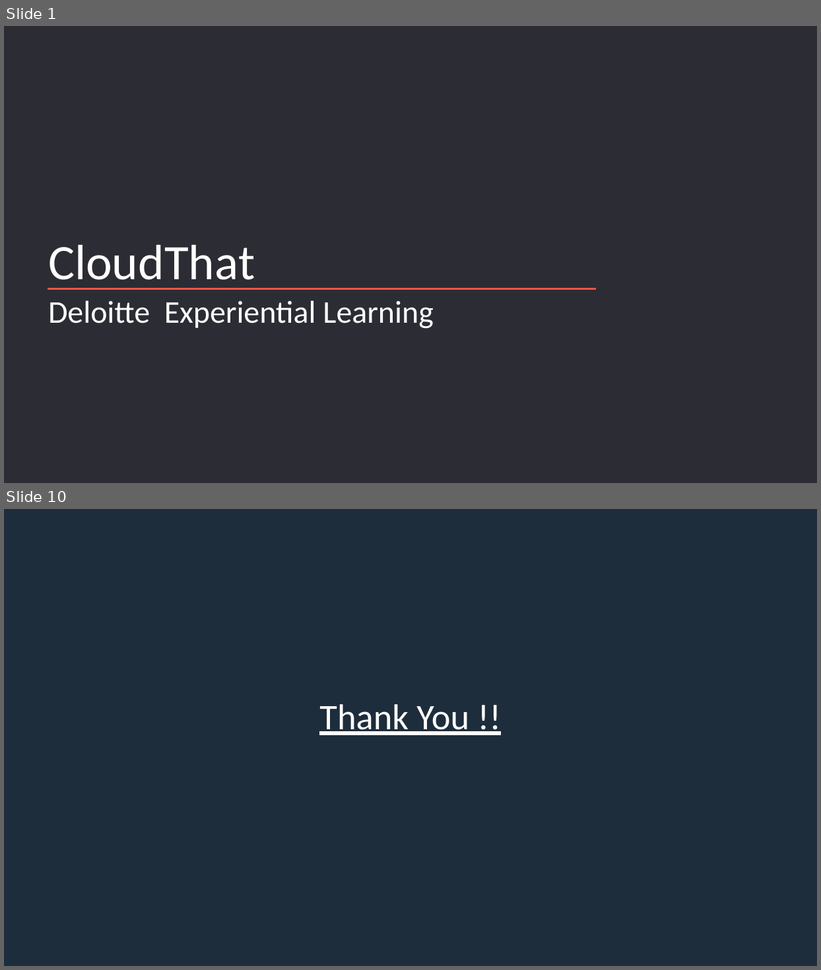
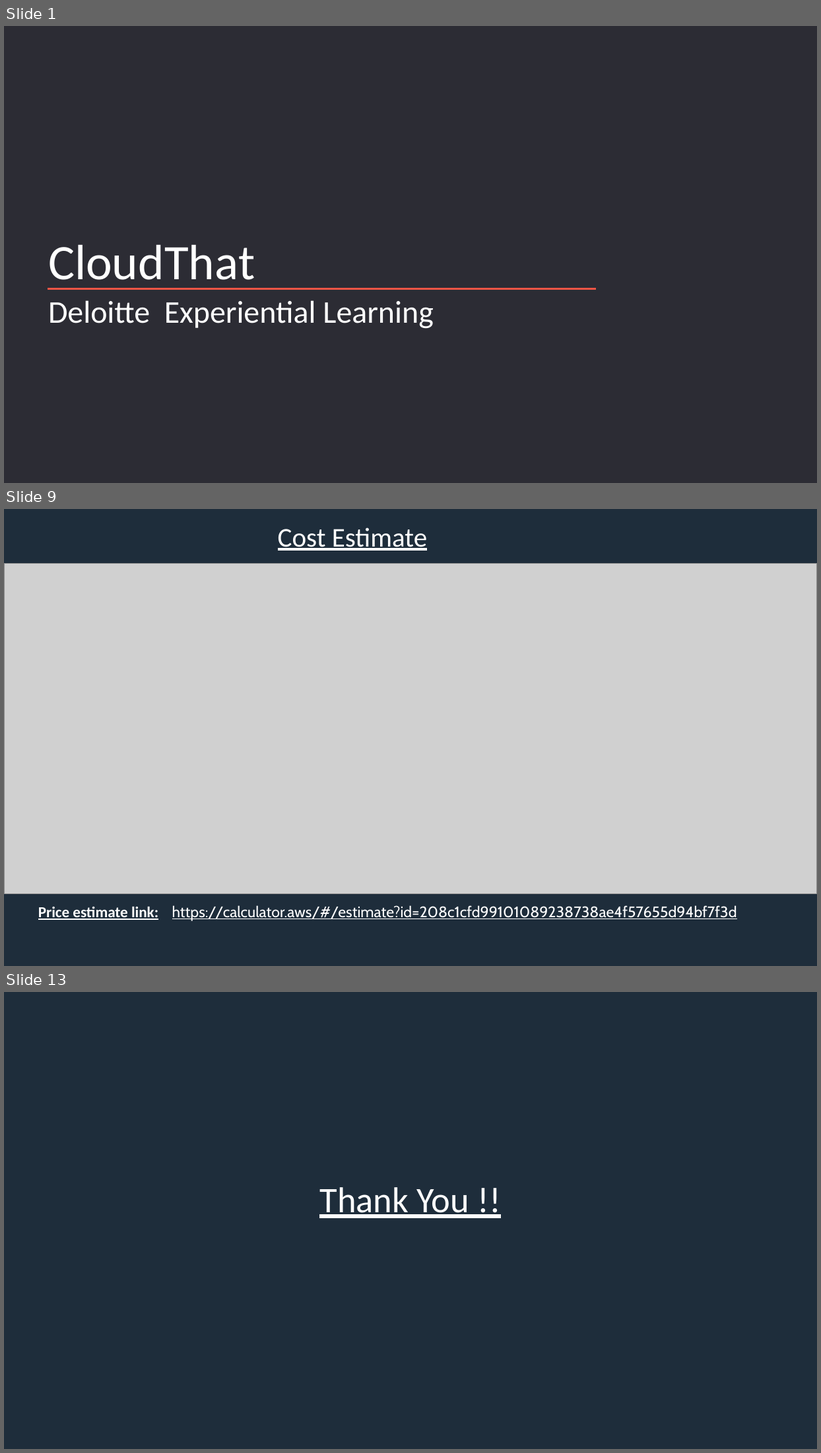
Before and after one commit to RaktimRay/deloitte-case-study-2, a slide deck: AWS_Case_Study_2.pptx. Shown one above the other, each under a label of ours: slides 1 and 10 before the commit, slides 1, 9 and 13 after it; the slides between them are not shown. The pictures are 821x970 and 821x1453 pixels, drawn with LibreOffice and Linux fonts; fonts in the diff are those of the drawing; grey boxes stand for pictures; background and template pictures are left out; a plain dark background stands for a picture behind light text. Boxes give left, top, right and bottom in pixels: in the first picture for what was removed or moved away, otherwise in the second. Text is boxed around its words. In the diff, an @@ line names an element or a change of style, - is before the commit and + after.

```diff
--- a/AWS_Case_Study_2.pptx
+++ b/AWS_Case_Study_2.pptx
@@ slide 9 added at [4, 509, 817, 966], background #FFFFFF; not listed: 1 template element that a slide beside it also shows @@
@@ title added at [278, 527, 427, 551], 32 pt, text #FFFFFF, underline @@
+Cost Estimate
@@ picture added at [4, 563, 817, 894] @@
@@ text added at [38, 906, 158, 920], 18 pt, text #FFFFFF, bold, underline @@
+Price estimate link:
@@ text added at [172, 906, 737, 921], 18 pt, text #FFFFFF, underline @@
+https://calculator.aws/#/estimate?id=208c1cfd99101089238738ae4f57655d94bf7f3d
@@ what was slide 10 is now slide 13 @@
```
Also in this commit, not shown: 7 slides changed, 3 other slides added, 1 slide removed.
